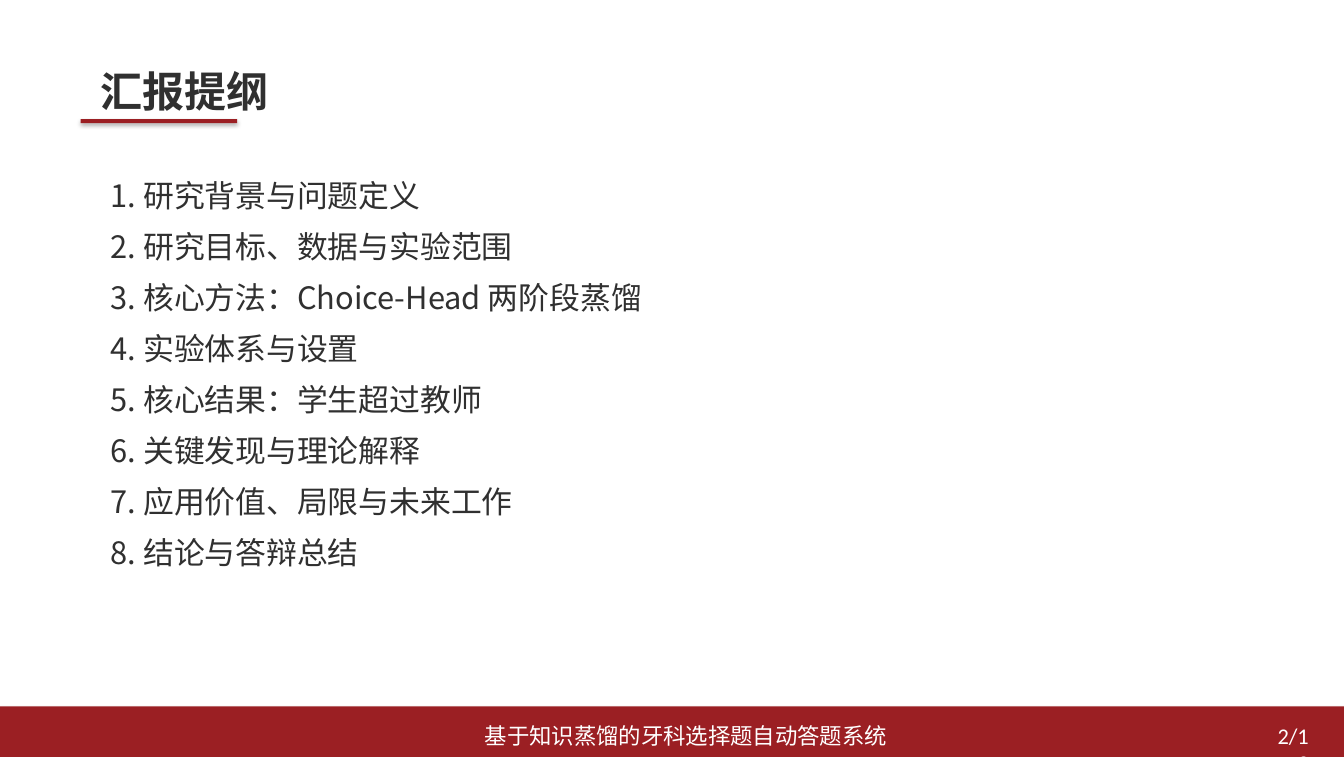
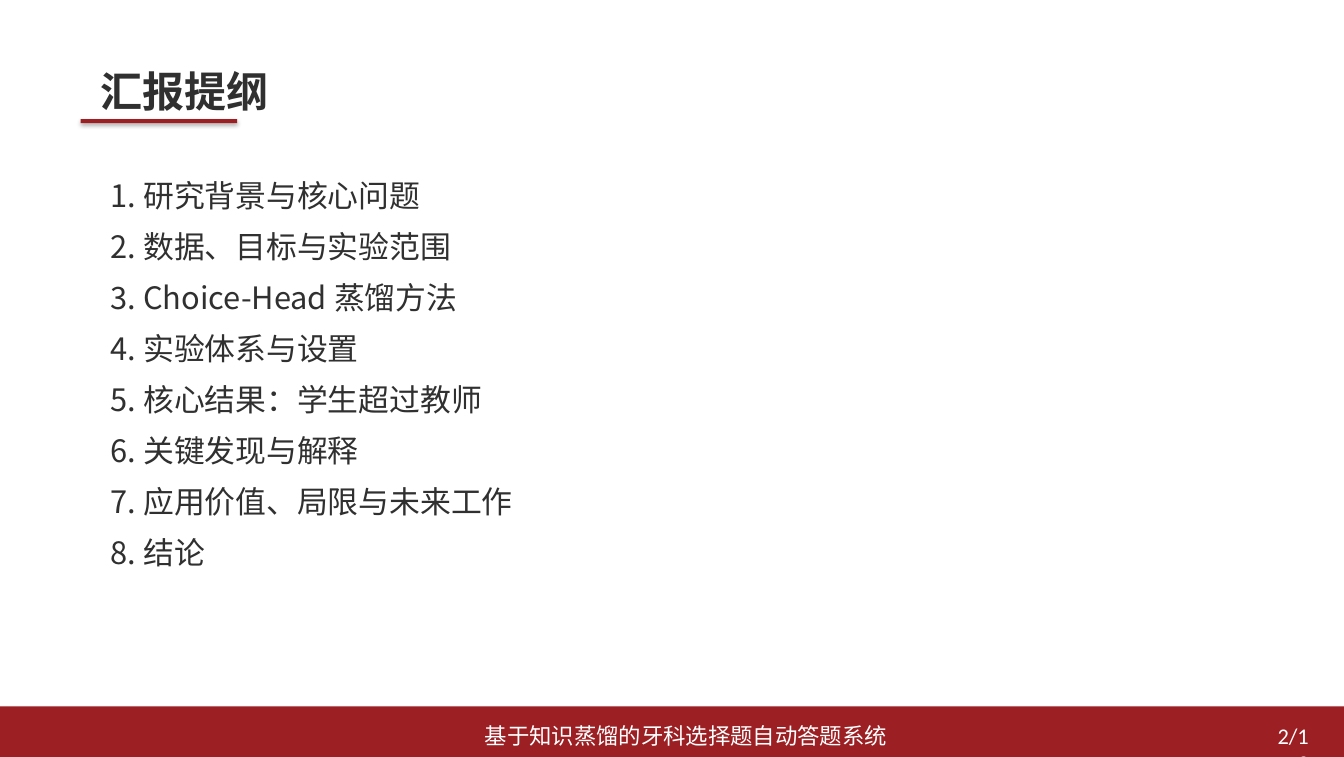
Before and after one commit to arthaschan/mentalDistill, a slide deck: slide 2 of thesis/答辩/论文汇报PPT_模板风格版.pptx. Drawn at 1344x757 pixels with LibreOffice and Linux fonts; fonts in the diff are those of the drawing. Boxes give left, top, right and bottom in pixels: in the first picture for what was removed or moved away, otherwise in the second. Text is boxed around its words. In the diff, an @@ line names an element or a change of style, - is before the commit and + after.

Commit message:
更新论文与答辩材料

```diff
--- a/thesis/答辩/论文汇报PPT_模板风格版.pptx
+++ b/thesis/答辩/论文汇报PPT_模板风格版.pptx
@@ text at (x1=111, y1=181, x2=457, y2=312): text changed @@
-1. 研究背景与问题定义
-2. 研究目标、数据与实验范围
-3. 核心方法：Choice-Head 两阶段蒸馏
+1. 研究背景与核心问题
+2. 数据、目标与实验范围
+3. Choice-Head 蒸馏方法
@@ text at (x1=111, y1=436, x2=358, y2=465): text changed @@
-6. 关键发现与理论解释
+6. 关键发现与解释
@@ text at (x1=111, y1=538, x2=205, y2=567): text changed @@
-8. 结论与答辩总结
+8. 结论
```
Also in this commit, not shown: 11 other slides changed, 10 other files.
